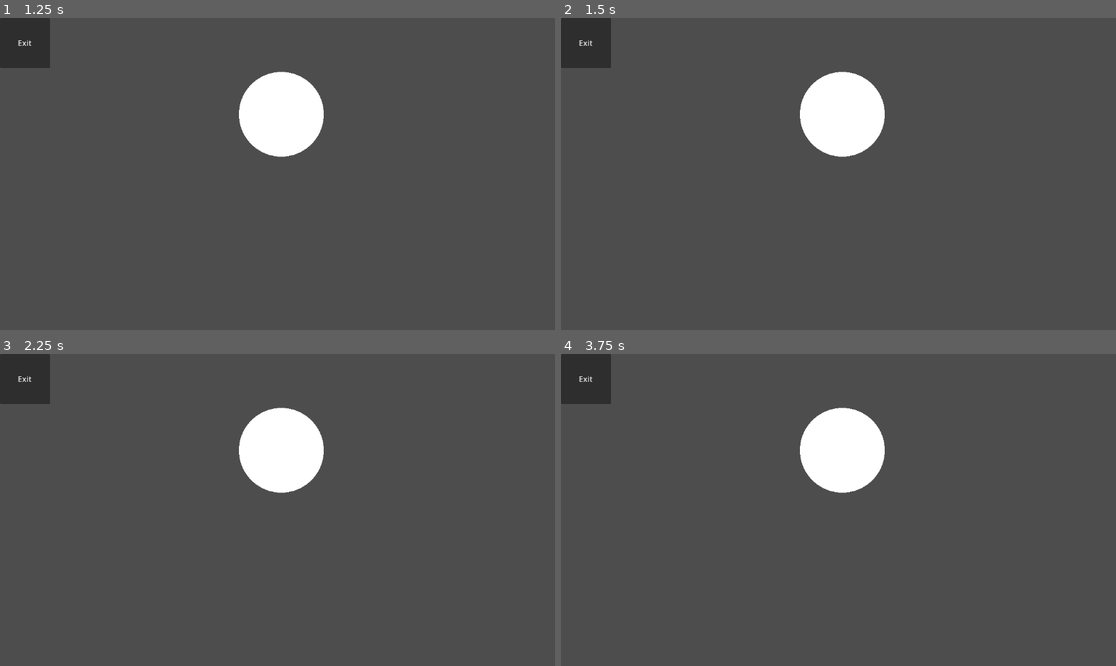
Above: before the commit, frames 1-4 (two rows, left to right).
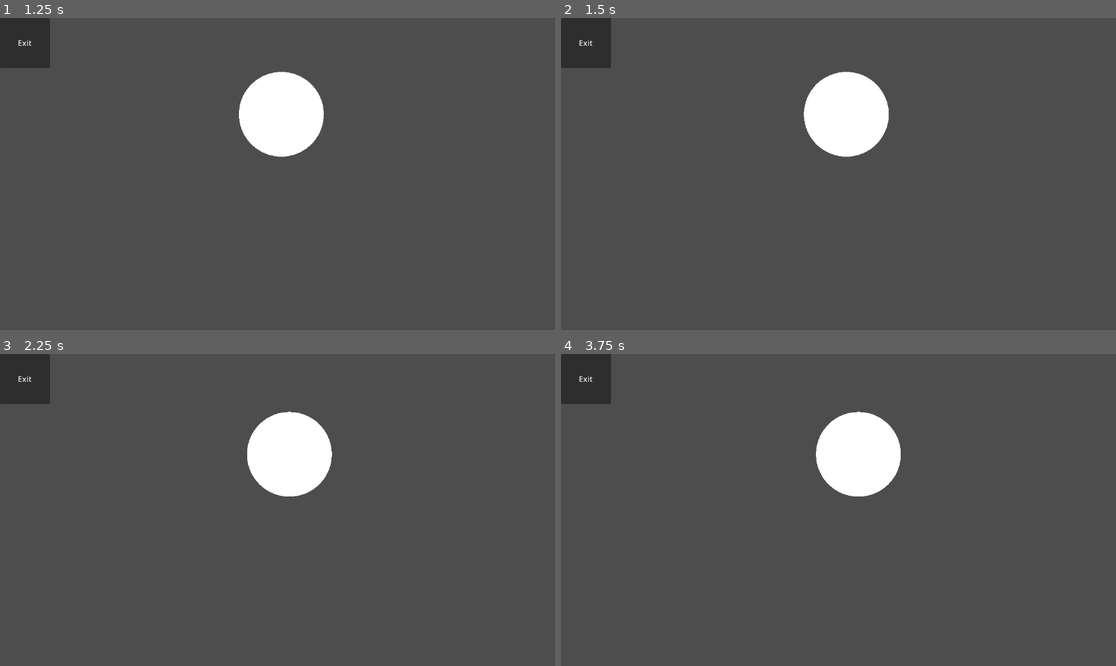
Above: after the commit, the same moments.

Repository: V3AI-Seven/processing-assignments-10
Game: Godot game, scene res://scenes/projects/moveable_character.tscn
The game is run twice, just before and just after one commit, with the same random seed, the same clock (stepped at 60 frames per second) and the same inputs. This scene is started directly instead of the project's main scene.
Inputs:
- Up to frame 1 (1.25 s): click "Start" at 0.5 s
- Up to frame 2 (1.5 s): tap Enter at 1.25 s; hold D from 1.28 s (still down)
- Up to frame 3 (2.25 s): tap Space at 2 s; release D at 2.03 s; hold S from 2.03 s (still down)
- Up to frame 4 (3.75 s): tap Enter at 2.75 s; release S at 2.78 s; hold D 2.78-3.53 s; tap Space at 3.5 s; hold W from 3.53 s (still down)

Frame 1 is identical in both runs. In frame 2, 0.5% of the frame differs, in the area x 43-60%, y 17-45%; in frame 3, 0.9%; in frame 4, 1.7%, in the area x 43-62%, y 17-46%.

Commit message:
Finish movable character

Diff:
--- a/scenes/projects/moveable_character.tscn
+++ b/scenes/projects/moveable_character.tscn
@@ -12,15 +12,15 @@
 [node name="MoveableCharacter" type="Node2D"]
 script = ExtResource("1_0k7wt")
 
-[node name="CharacterBody2D" type="CharacterBody2D" parent="."]
+[node name="Player" type="CharacterBody2D" parent="."]
 position = Vector2(584, 200)
 script = ExtResource("2_foshr")
 
-[node name="CollisionShape2D" type="CollisionShape2D" parent="CharacterBody2D"]
+[node name="CollisionShape2D" type="CollisionShape2D" parent="Player"]
 position = Vector2(-0.00012207031, 0)
 shape = SubResource("CircleShape2D_0k7wt")
 
-[node name="MeshInstance2D" type="MeshInstance2D" parent="CharacterBody2D"]
+[node name="MeshInstance2D" type="MeshInstance2D" parent="Player"]
 position = Vector2(-6.1035156e-05, 4.5776367e-05)
 scale = Vector2(176.19951, 176.00005)
 mesh = SubResource("SphereMesh_foshr")
@@ -35,5 +35,5 @@
 
 [node name="ExitButton" parent="." instance=ExtResource("1_2mv4v")]
 
-[connection signal="move_allowed" from="." to="CharacterBody2D" method="move_allowed"]
+[connection signal="move_allowed" from="." to="Player" method="move_allowed"]
 [connection signal="pressed" from="Start" to="." method="enable_movement"]
--- a/scripts/MainMenu/main_menu.gd
+++ b/scripts/MainMenu/main_menu.gd
@@ -9,3 +9,5 @@
 			pass
 		0: #Clicker game
 			get_tree().change_scene_to_file("res://scenes/projects/clicker_game.tscn")
+		1: #Moveable character
+			get_tree().change_scene_to_file("res://scenes/projects/moveable_character.tscn")
--- a/scripts/MoveableCharacter/player.gd
+++ b/scripts/MoveableCharacter/player.gd
@@ -1,9 +1,33 @@
 extends CharacterBody2D
 
 var move_enabled = false
+
+const speed = 500
 
 func move_allowed() -> void:
 	move_enabled = true
 
 func _input(event: InputEvent) -> void:
-	pass
+	#I would use physics processing for this, as it is faster and related to game physiscs, but you said to use direct input mapping
+	if event is InputEventKey:
+		var target_velocity = Vector2.ZERO
+		if move_enabled:
+			if event.keycode == KEY_W:
+				print("Moving up")
+				target_velocity.y += -speed
+			if event.keycode == KEY_S:
+				target_velocity.y += speed
+			if event.keycode == KEY_A:
+				target_velocity.x += -speed
+			if event.keycode == KEY_D:
+				target_velocity.x += speed
+
+			velocity = target_velocity
+			move_and_slide()
+
+		else:
+			pass
+			#target_velocity.x = 0
+			#target_velocity.y = 0
+			#velocity = target_velocity
+			#move_and_slide()
